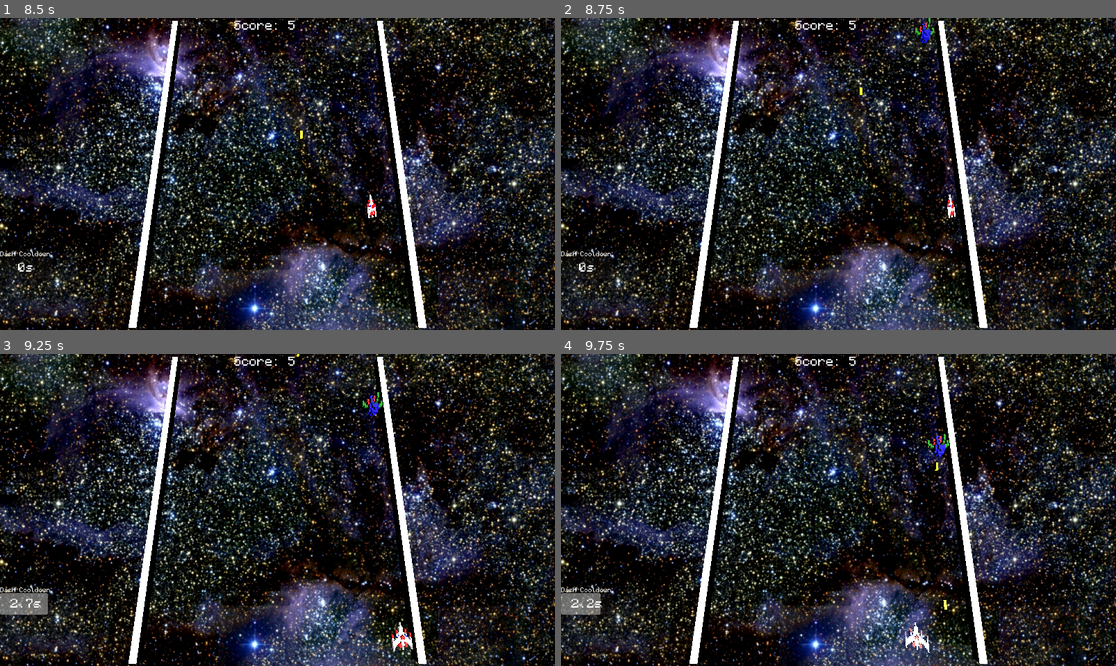
Above: before the commit, frames 1-4 (two rows, left to right).
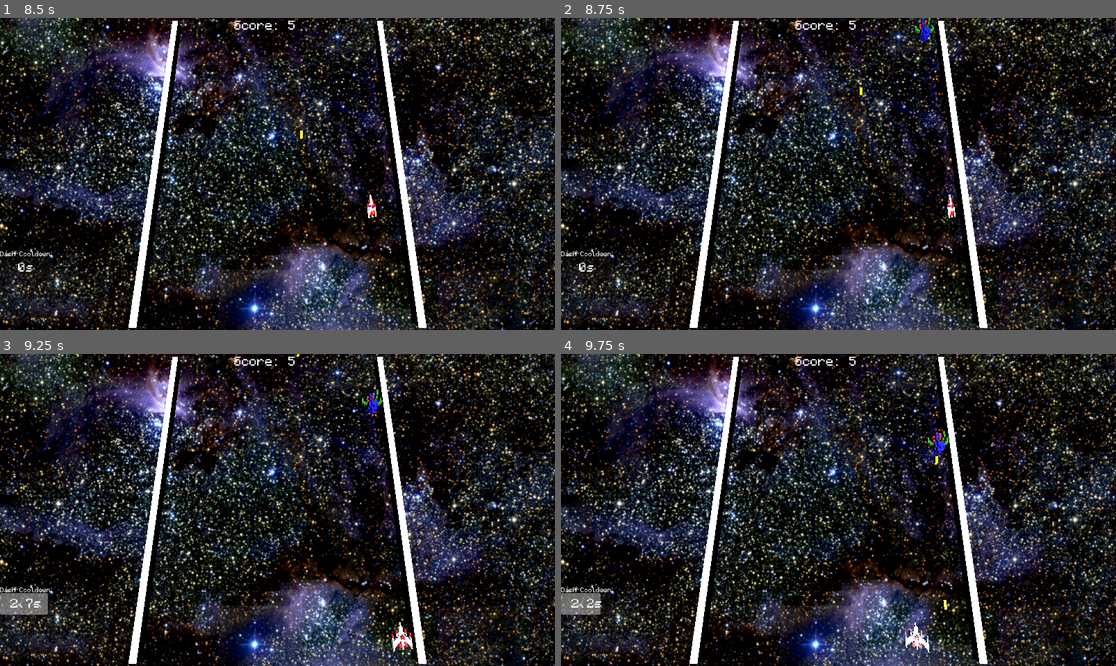
Above: after the commit, the same moments.

Repository: klayism/Galavious
Game: Godot game, scene res://Scenes/Main.tscn
The game is run twice, just before and just after one commit, with the same random seed, the same clock (stepped at 60 frames per second) and the same inputs.
Inputs:
- Up to frame 1 (8.5 s): tap Enter at 0.5 s; hold D (right) 0.53-1.28 s; tap Shift (dash) at 0.6, 2.1, 3.6, 5.1, 7.35 s; hold S (down) 1.28-2.03 s; tap Space (fire) at 1.35, 2.85, 4.35, 5.85, 8.1 s; hold D (right) 2.03-2.78 s; hold W (up) 2.78-3.53 s; hold A (left) 3.53-5.03 s; hold S (down) 5.03-5.78 s; hold D (right) 5.78-6.5 s; click "START OVER" at 6.5 s; hold W (up) 7.28-8.03 s; hold D (right) from 8.03 s (still down)
- Up to frame 2 (8.75 s): keep holding D (right)
- Up to frame 3 (9.25 s): release D (right) at 8.78 s; hold S (down) from 8.78 s (still down); tap Shift (dash) at 8.85 s
- Up to frame 4 (9.75 s): release S (down) at 9.53 s; hold A (left) from 9.53 s (still down); tap Space (fire) at 9.6 s

Frame 1 is identical in both runs. In frame 2, 0.1% of the frame differs, in the area x 63-68%, y 0-9%; in frame 3, 0.1%; in frame 4, 0.2%, in the area x 65-70%, y 24-38%.

Commit message:
UI node now independent from main
Uses autoload to properly connect them

Diff:
--- a/project/Code/GlobalVars.gd
+++ b/project/Code/GlobalVars.gd
@@ -4,3 +4,5 @@
 var inieneins
 var score = 0
 var enemyCount = 0
+
+signal restart_pressed
--- a/project/Code/Main.gd
+++ b/project/Code/Main.gd
@@ -16,7 +16,7 @@
 
 # Called when the node enters the scene tree for the first time.
 func _ready():
-	pass
+	GlobalVars.restart_pressed.connect(_on_restart)
 
 # Called every frame. 'delta' is the elapsed time since the previous frame.
 func _process(delta):
@@ -42,15 +42,11 @@
 			elif fireholecount == 4:
 				instance.position = $Player/FireHole4.global_position
 				fireholecount = 1
-
 	if Input.is_action_just_pressed("locate"):
 		print($Player/Locator.global_position)
 	$UI/ProgressBar.value = ($Player/DashCooldown.time_left /  3)*100
 	$UI/Percentage.text = "[center]" + str(roundf(($Player/DashCooldown.time_left /  3)*30)/10) + "s"
 	$UI/ScoreBoard.text = "Score: " + str(GlobalVars.score)
-
-
-
 
 func _on_mob_spawn_timeout(): # there has got to be a better way to do this
 	if GlobalVars.enemyCount == 5:
--- a/project/Scenes/Main.tscn
+++ b/project/Scenes/Main.tscn
@@ -1,10 +1,8 @@
-[gd_scene load_steps=9 format=3 uid="uid://c21x2ty0gdut3"]
+[gd_scene load_steps=7 format=3 uid="uid://c21x2ty0gdut3"]
 
 [ext_resource type="Script" path="res://Code/Main.gd" id="1_q0oae"]
 [ext_resource type="PackedScene" uid="uid://b71a1ul30k024" path="res://Scenes/Player.tscn" id="2_6rdrn"]
 [ext_resource type="PackedScene" uid="uid://ltxxlmstcipn" path="res://Scenes/Score.tscn" id="3_sgxjt"]
-[ext_resource type="PackedScene" uid="uid://cqn53dkwlushq" path="res://Scenes/Game_over.tscn" id="4_nmw66"]
-[ext_resource type="FontFile" uid="uid://cik3itsj706dl" path="res://Monocraft.otf" id="5_b1j8f"]
 [ext_resource type="Texture2D" uid="uid://dhtkhwyl0bmq7" path="res://Space.jpg" id="6_n0l04"]
 
 [sub_resource type="BoxMesh" id="BoxMesh_rtghv"]
@@ -110,40 +108,9 @@
 
 [node name="UI" parent="." instance=ExtResource("3_sgxjt")]
 
-[node name="Game_over_screen" parent="UI" instance=ExtResource("4_nmw66")]
-layout_mode = 1
-
-[node name="Restart" type="Button" parent="UI/Game_over_screen"]
-layout_mode = 0
-offset_left = 755.0
-offset_top = 542.0
-offset_right = 971.0
-offset_bottom = 626.0
-theme_override_fonts/font = ExtResource("5_b1j8f")
-theme_override_font_sizes/font_size = 30
-text = "START OVER"
-
-[node name="ScoreBoard" type="RichTextLabel" parent="UI"]
-layout_mode = 1
-anchors_preset = -1
-anchor_left = 0.288
-anchor_right = 0.676
-anchor_bottom = 0.076
-offset_left = 257.04
-offset_top = 4.0
-offset_right = -195.92
-offset_bottom = 3.92001
-theme_override_fonts/normal_font = ExtResource("5_b1j8f")
-theme_override_font_sizes/normal_font_size = 40
-text = "Score : 0"
-fit_content = true
-scroll_active = false
-shortcut_keys_enabled = false
-
 [node name="Sprite3D" type="Sprite3D" parent="."]
 transform = Transform3D(-4.15788e-07, -9.36758, -1.65176, 0, 1.65176, -9.36758, 9.51213, -4.0947e-07, -7.22006e-08, 0, -33, 0)
 texture = ExtResource("6_n0l04")
 
 [connection signal="timeout" from="Player/ShootCooldown" to="." method="_on_shoot_cooldown_timeout"]
 [connection signal="timeout" from="MobSpawnTimer" to="." method="_on_mob_spawn_timeout"]
-[connection signal="button_down" from="UI/Game_over_screen/Restart" to="." method="_on_restart"]
--- a/project/Scenes/Score.tscn
+++ b/project/Scenes/Score.tscn
@@ -1,6 +1,8 @@
-[gd_scene load_steps=2 format=3 uid="uid://ltxxlmstcipn"]
+[gd_scene load_steps=4 format=3 uid="uid://ltxxlmstcipn"]
 
+[ext_resource type="Script" path="res://Scenes/UI.gd" id="1_02l2s"]
 [ext_resource type="FontFile" uid="uid://cik3itsj706dl" path="res://Monocraft.otf" id="1_fu37o"]
+[ext_resource type="PackedScene" uid="uid://cqn53dkwlushq" path="res://Scenes/Game_over.tscn" id="2_1eeci"]
 
 [node name="Control" type="Control"]
 layout_mode = 3
@@ -9,6 +11,7 @@
 anchor_bottom = 1.0
 grow_horizontal = 2
 grow_vertical = 2
+script = ExtResource("1_02l2s")
 
 [node name="RichTextLabel2" type="RichTextLabel" parent="."]
 layout_mode = 1
@@ -49,3 +52,35 @@
 scroll_active = false
 deselect_on_focus_loss_enabled = false
 drag_and_drop_selection_enabled = false
+
+[node name="Game_over_screen" parent="." instance=ExtResource("2_1eeci")]
+layout_mode = 1
+
+[node name="Restart" type="Button" parent="Game_over_screen"]
+layout_mode = 0
+offset_left = 755.0
+offset_top = 542.0
+offset_right = 971.0
+offset_bottom = 626.0
+theme_override_fonts/font = ExtResource("1_fu37o")
+theme_override_font_sizes/font_size = 30
+text = "START OVER"
+
+[node name="ScoreBoard" type="RichTextLabel" parent="."]
+layout_mode = 1
+anchors_preset = -1
+anchor_left = 0.288
+anchor_right = 0.676
+anchor_bottom = 0.076
+offset_left = 257.04
+offset_top = 4.0
+offset_right = -195.92
+offset_bottom = 3.92001
+theme_override_fonts/normal_font = ExtResource("1_fu37o")
+theme_override_font_sizes/normal_font_size = 40
+text = "Score : 0"
+fit_content = true
+scroll_active = false
+shortcut_keys_enabled = false
+
+[connection signal="pressed" from="Game_over_screen/Restart" to="." method="_on_restart_pressed"]
--- /dev/null
+++ b/project/Scenes/UI.gd
@@ -0,0 +1,4 @@
+extends Control
+
+func _on_restart_pressed():
+	GlobalVars.restart_pressed.emit()
Not shown, changed: Build/Web/index.html
Not shown, changed: Build/Web/index.pck
